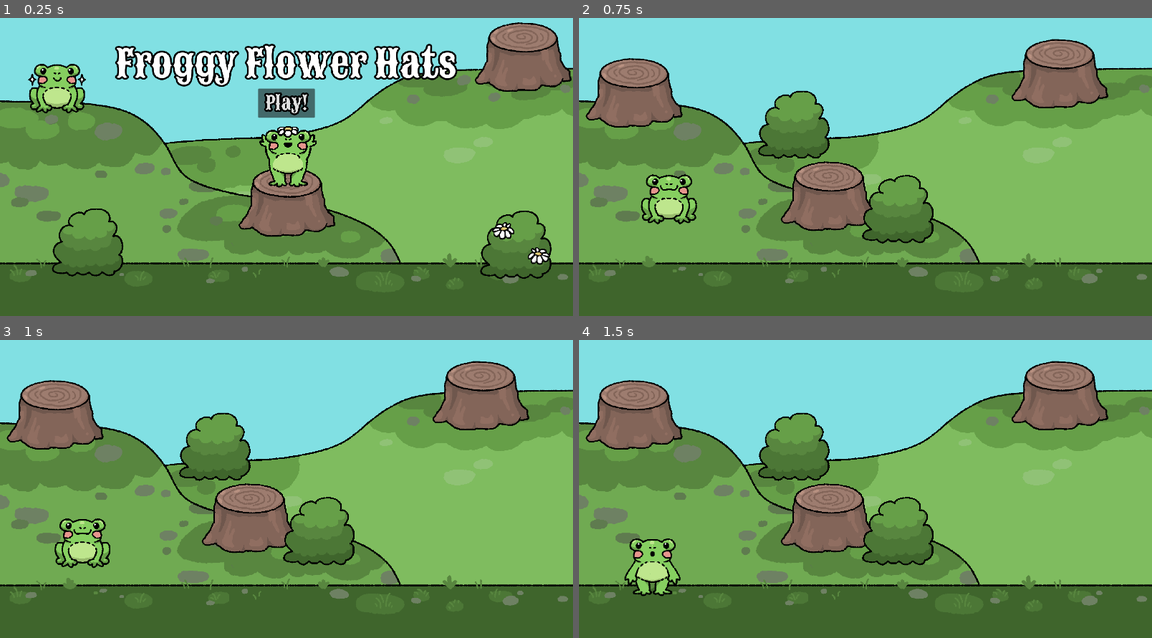
Above: before the commit, frames 1-4 (two rows, left to right).
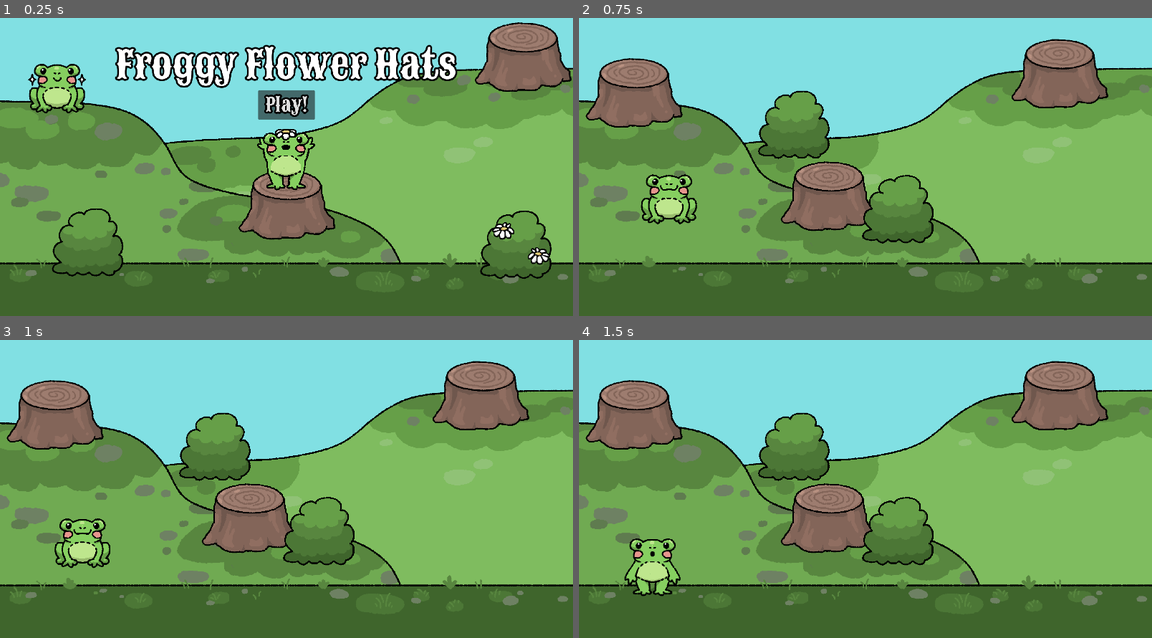
Above: after the commit, the same moments.

Repository: jadicodes/froggy-flower-hats
Game: Godot game, scene res://menu/menu.tscn
Two runs of this game, one before a commit and one after it. Both use one fixed random seed, a clock stepped at 60 frames per second and the inputs below.
Inputs (mouse positions are in pixels of both pictures, inside the frame that each line leads up to):
- Up to frame 1 (0.25 s): no input
- Up to frame 2 (0.75 s): click "Play!" at 0.5 s
- Up to frame 3 (1 s): no input
- Up to frame 4 (1.5 s): move the mouse to (653, 566) at 1.27 s; press the mouse at (653, 566) at 1.28 s

The runs differ from the first frame. In frame 1, 4.3% of the frame differs, in the area x 20-80%, y 8-75%; in frame 2, nothing differs; in frame 3, nothing differs; in frame 4, nothing differs.

Commit message:
Spawn a frog only if there are less than five

Diff:
--- a/frog/frog.gd
+++ b/frog/frog.gd
@@ -1,6 +1,7 @@
 extends CharacterBody2D
 class_name Frog
 
+signal _left
 
 const SPEED : float = 100.0
 
@@ -161,4 +162,5 @@
 
 
 func _on_visible_on_screen_notifier_screen_exited() -> void:
+	_left.emit()
 	queue_free()
--- a/menu/menu.tscn
+++ b/menu/menu.tscn
@@ -48,9 +48,9 @@
 anchor_left = 0.5
 anchor_right = 0.5
 offset_left = -572.0
-offset_top = 147.0
+offset_top = 151.0
 offset_right = 572.0
-offset_bottom = 326.0
+offset_bottom = 330.0
 grow_horizontal = 2
 theme_override_colors/font_outline_color = Color(0, 0, 0, 1)
 theme_override_constants/outline_size = 24
@@ -91,18 +91,18 @@
 anchor_right = 0.5
 anchor_bottom = 1.0
 offset_left = -175.0
-offset_top = -505.0
+offset_top = -496.0
 offset_right = 175.0
-offset_bottom = -255.0
+offset_bottom = -246.0
 grow_horizontal = 2
 grow_vertical = 0
 texture = ExtResource("6_trw7a")
 
-[node name="Falling" type="Sprite2D" parent="."]
-position = Vector2(967, 550)
+[node name="Falling" type="Sprite2D" parent="TextureRect"]
+position = Vector2(175, -25)
 texture = ExtResource("9_fva28")
 
-[node name="DaisyHat" type="Sprite2D" parent="Falling"]
+[node name="DaisyHat" type="Sprite2D" parent="TextureRect/Falling"]
 position = Vector2(-2, -88)
 texture = ExtResource("10_g6ytm")
 
@@ -112,9 +112,9 @@
 anchor_left = 0.5
 anchor_right = 0.5
 offset_left = -95.0
-offset_top = 318.0
+offset_top = 324.0
 offset_right = 95.0
-offset_bottom = 416.0
+offset_bottom = 422.0
 grow_horizontal = 2
 theme_override_colors/font_outline_color = Color(0, 0, 0, 1)
 theme_override_constants/outline_size = 24
--- a/world/world.gd
+++ b/world/world.gd
@@ -1,7 +1,9 @@
 extends Node2D
 
+const _MAX_FROGS = 4
+
 var _frog: Frog
-
+var _current_frogs: int = 0
 
 func _ready() -> void:
 	_make_new_frog()
@@ -11,12 +13,18 @@
 	_frog = preload("res://frog/frog.tscn").instantiate()
 	call_deferred("add_child", _frog)
 	_frog.global_position = Vector2(320, 660)
+	_frog._left.connect(_subtract_frog)
 
 
 func _on_frog_spawn_timer_timeout() -> void:
-	_make_new_frog()
+	if _current_frogs < _MAX_FROGS:
+		_current_frogs += 1
+		_make_new_frog()
 
 
 func _on_stump_entered(frog, marker_position) -> void:
 	frog._set_state(4)
 	frog._set_position(marker_position)
+
+func _subtract_frog() -> void:
+	_current_frogs -= 1
Not shown, changed: raw_assets/gone_fishin_by_memoraphile_CC0.mp3.import
